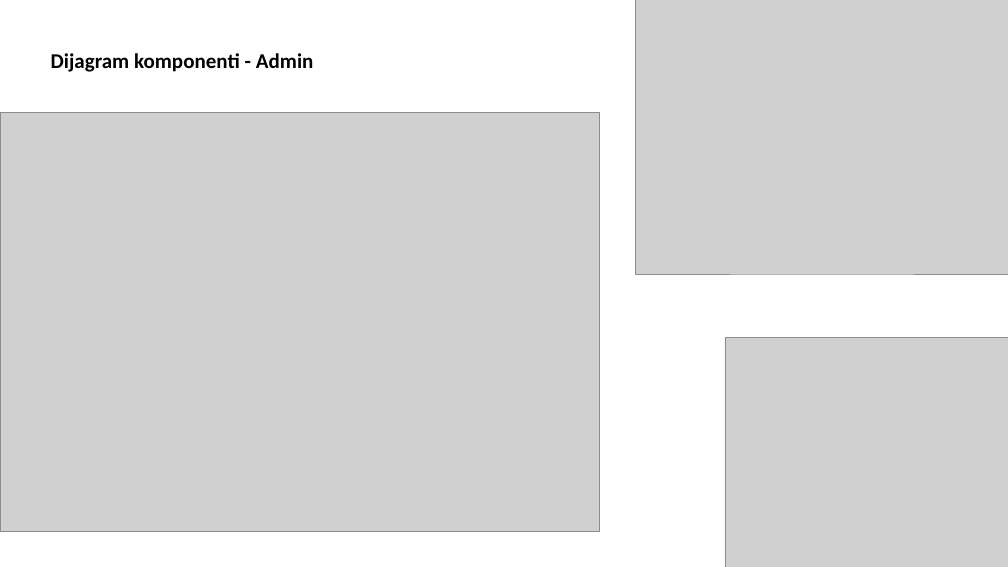
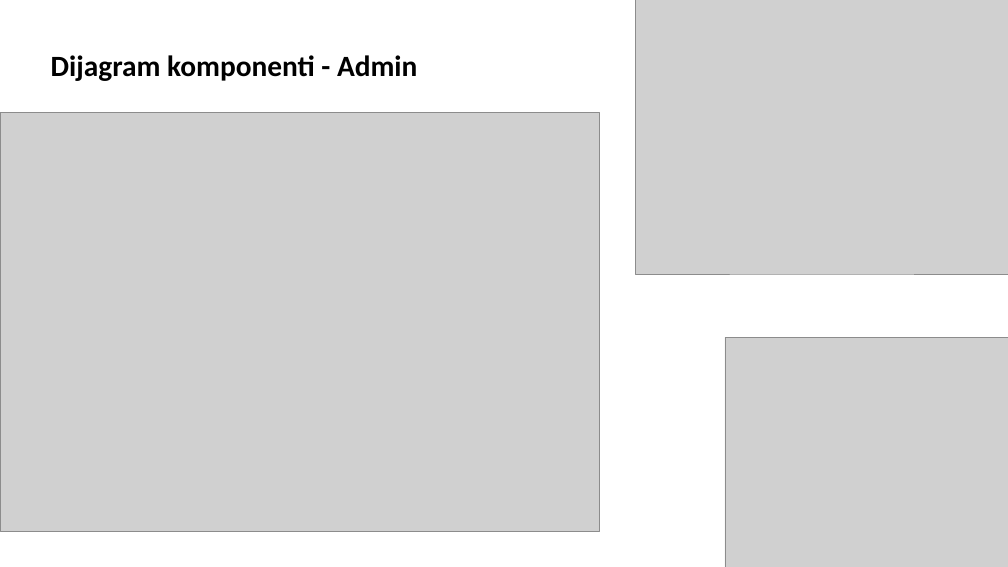
Before and after one commit to MarijanaOmazic/Prezentacija, a slide deck: slide 13 of Blood_register.pptx (slide 11 before the commit). Drawn at 1008x567 pixels with LibreOffice and Linux fonts; fonts in the diff are those of the drawing; grey boxes stand for pictures; background and template pictures are left out. Boxes give left, top, right and bottom in pixels: in the first picture for what was removed or moved away, otherwise in the second. Text is boxed around its words. In the diff, an @@ line names an element or a change of style, - is before the commit and + after.

```diff
--- a/Blood_register.pptx
+++ b/Blood_register.pptx
@@ text "Dijagram komponenti - Admin" at (x1=51, y1=55, x2=417, y2=81): size 20 to 28 pt @@
```
Also in this commit, not shown: 9 other slides changed, 4 slides added.
